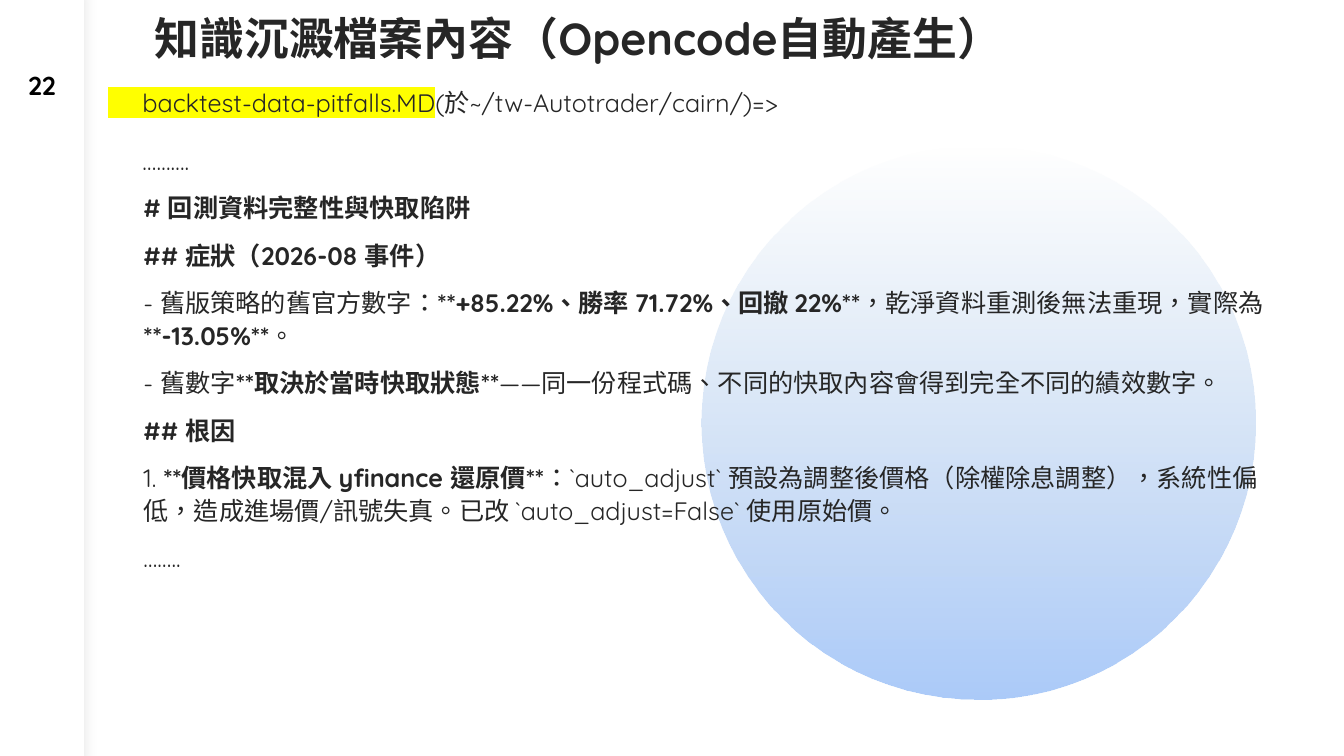
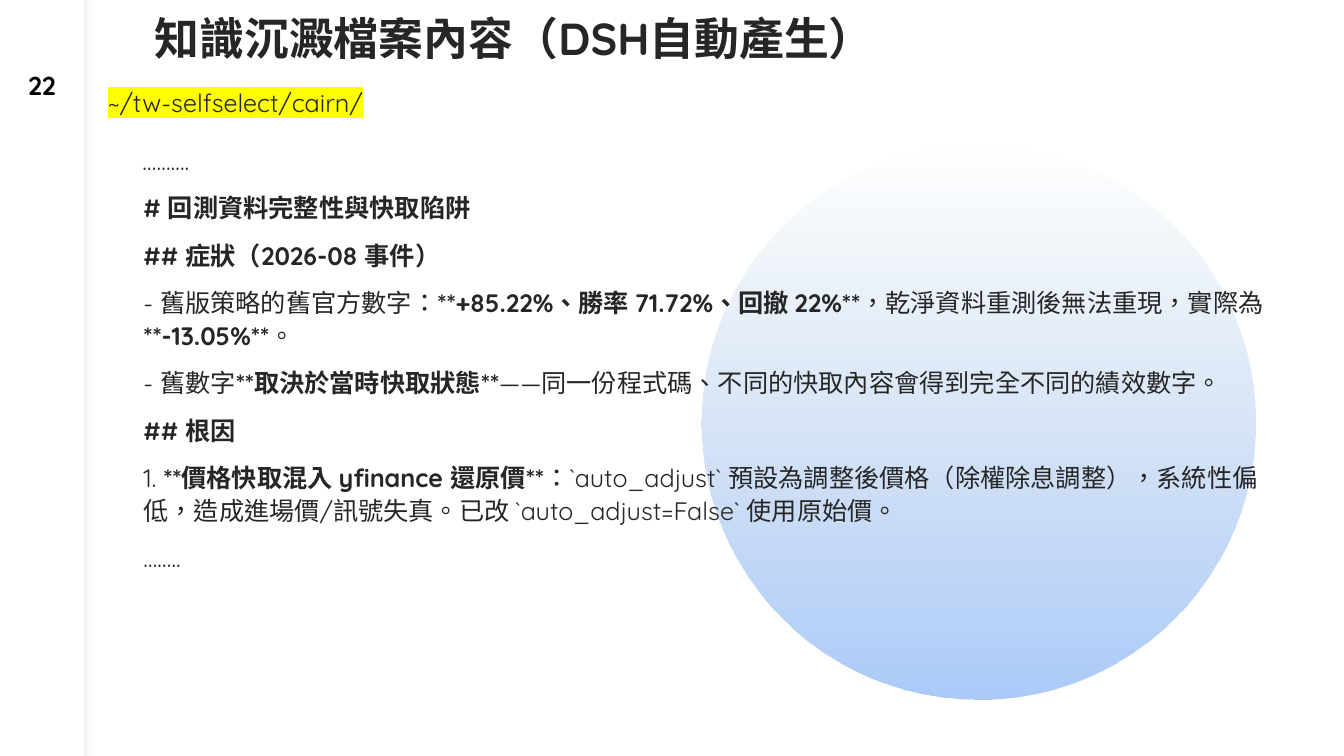
Before and after one commit to dinchentech/tw-selfselect, a slide deck: slide 22 of plans/ppt/TW-SELFSELECT台股買賣自動化系統-W3-講稿版.pptx. Drawn at 1344x756 pixels with LibreOffice and Linux fonts; fonts in the diff are those of the drawing. Boxes give left, top, right and bottom in pixels: in the first picture for what was removed or moved away, otherwise in the second. Text is boxed around its words. In the diff, an @@ line names an element or a change of style, - is before the commit and + after.

Commit message:
plans/ppt：投影片改用 DSH（DeepSeek Harness），取代 opencode 內容
- 品牌/工具：Opencode/opencode → DSH（標題頁、章節頁、內文與講稿）
- 啟動方式改成 DSH：dsh_web（＝pnpm dsh web）→ 瀏覽器開 http://127.0.0.1:3080；
  Web 介面左側 session 清單接續對話；不再有 /exit /init /finmind /start-work 等舊指令
- 模型段落改成 deepseek-flash（可在 Web 介面切換；同一段對話不混用他廠模型）
- 舊模式（Sisyphus / Prometheus Plan Builder / Ultraworker）改成 DSH 的 plan 模式
  （先送計畫核准再動手）＋ goal（長任務分回合續跑）
- 技能（skills）改成自然語言呼叫（例：用 finmind 抓月營收）
- W1 準備清單第二項從「申請 OpenRouter」改成「使用 DSH＋deepseek-flash，金鑰事先設好」
- 路徑：~/tw-autotrader → ~/tw-selfselect（VM 名稱 tw-autotrader 與 GitHub URL 保留）
- W3 操作頁（s2–s6）文字框整段重寫，避免舊行殘留；W5 s17 講稿「切到 Deepseek Pro」→「換更大模型續跑」
- 掃描全文字（含講稿）禁用詞 0 命中

註：部分頁面的「截圖」仍是舊 opencode UI，尚未替換（需 DSH 介面截圖）。

```diff
--- a/plans/ppt/TW-SELFSELECT台股買賣自動化系統-W3-講稿版.pptx
+++ b/plans/ppt/TW-SELFSELECT台股買賣自動化系統-W3-講稿版.pptx
@@ title at [155,16,874,60]: text changed @@
-知識沉澱檔案內容（Opencode自動產生）
+知識沉澱檔案內容（DSH自動產生）
@@ text at [108,85,363,115]: text changed @@
-backtest-data-pitfalls.MD(於~/tw-Autotrader/cairn/)=>
+~/tw-selfselect/cairn/
```
Also in this commit, not shown: 11 other slides changed, 5 other files.
